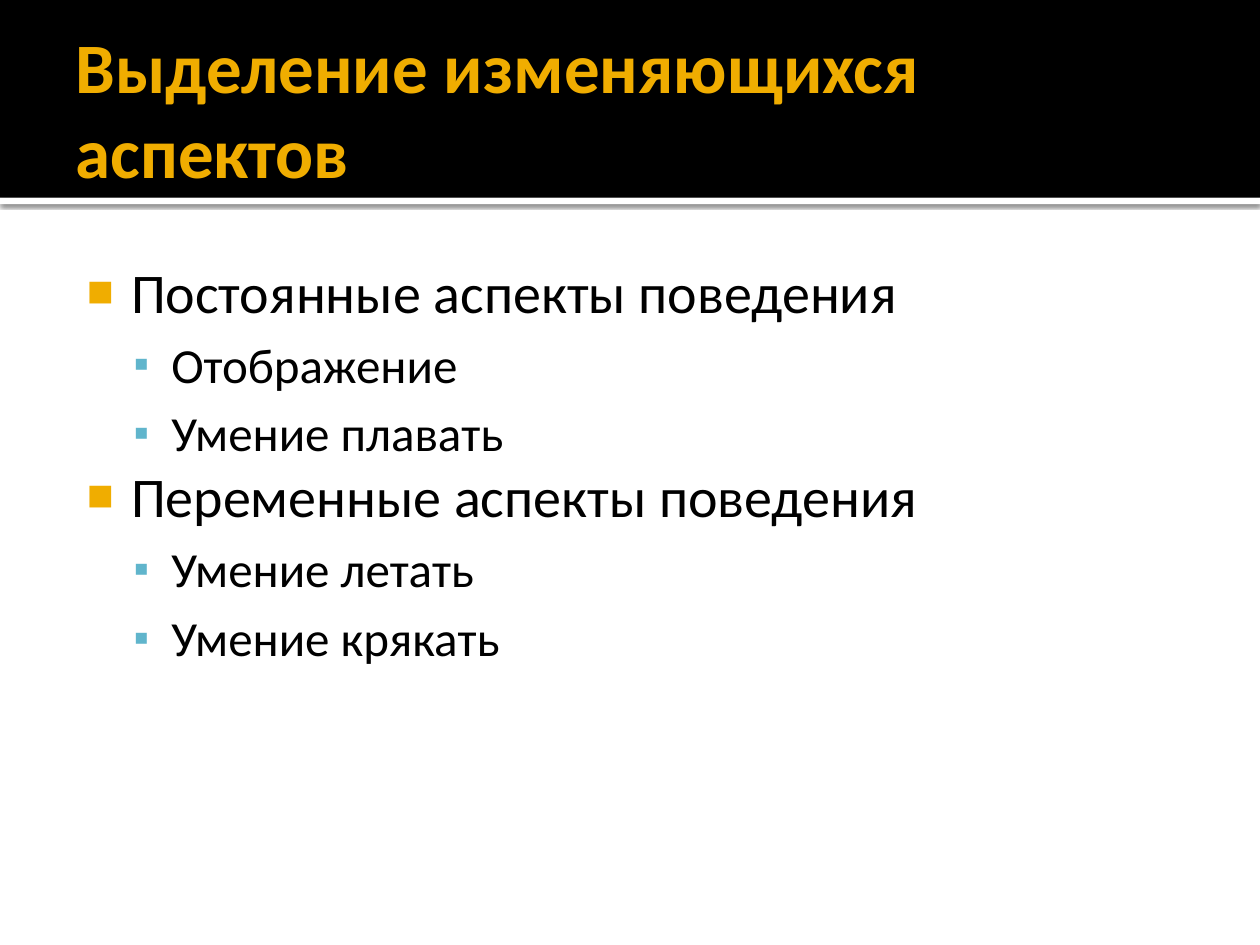
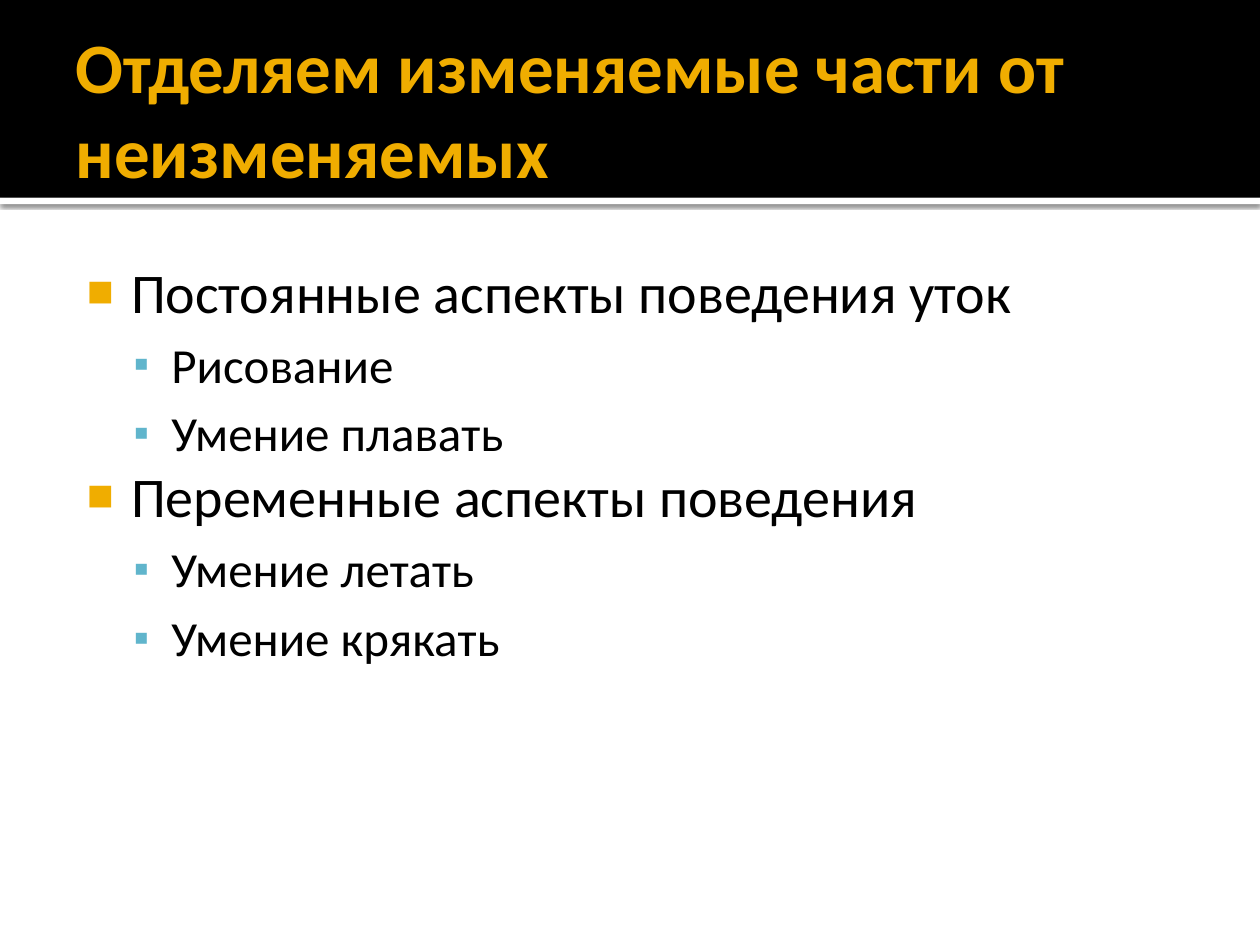
Before and after one commit to alexey-malov/ood, a slide deck: slide 13 of lectures/01.strategy/strategy.pptx (slide 19 before the commit). Drawn at 1260x945 pixels with LibreOffice and Linux fonts; fonts in the diff are those of the drawing. Boxes give left, top, right and bottom in pixels: in the first picture for what was removed or moved away, otherwise in the second. Text is boxed around its words. In the diff, an @@ line names an element or a change of style, - is before the commit and + after.

```diff
--- a/lectures/01.strategy/strategy.pptx
+++ b/lectures/01.strategy/strategy.pptx
@@ title at [76,46,1064,179]: text changed @@
-Выделение изменяющихся аспектов
+Отделяем изменяемые части от неизменяемых
@@ text at [131,277,1011,384]: text changed @@
-■ Постоянные аспекты поведения
-  ▪ Отображение
+■ Постоянные аспекты поведения уток
+  ▪ Рисование
```
Also in this commit, not shown: 9 other slides changed, 2 slides added, 7 slides removed, 2 other files.
